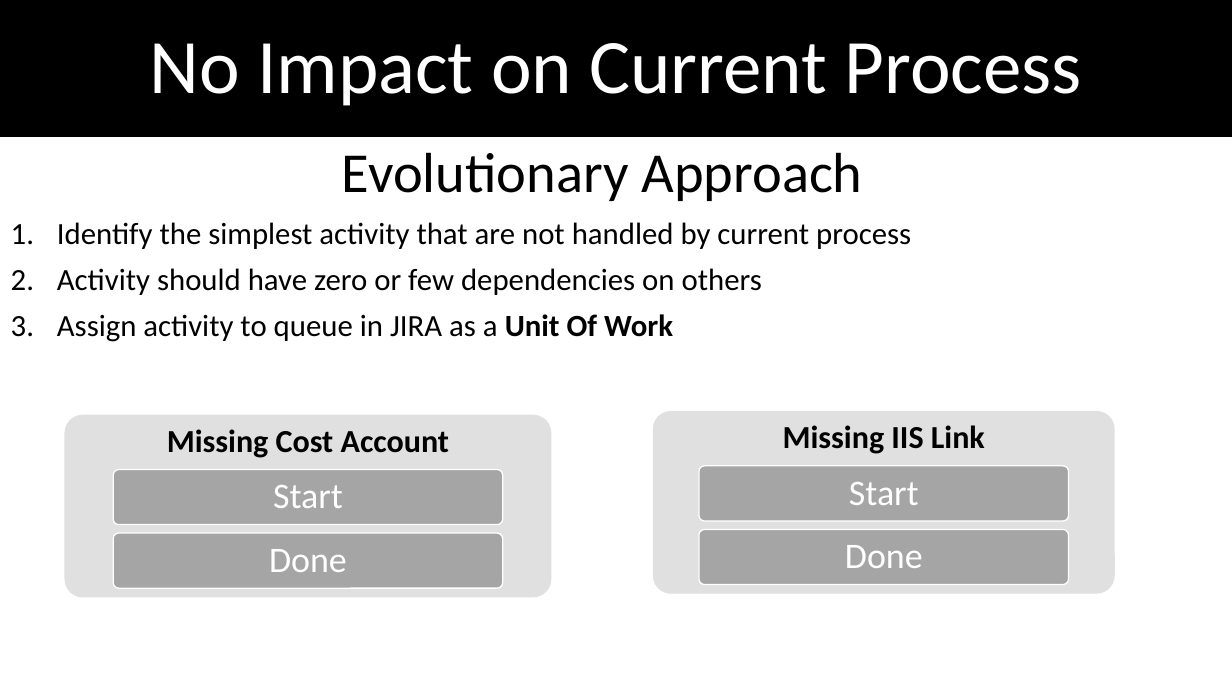
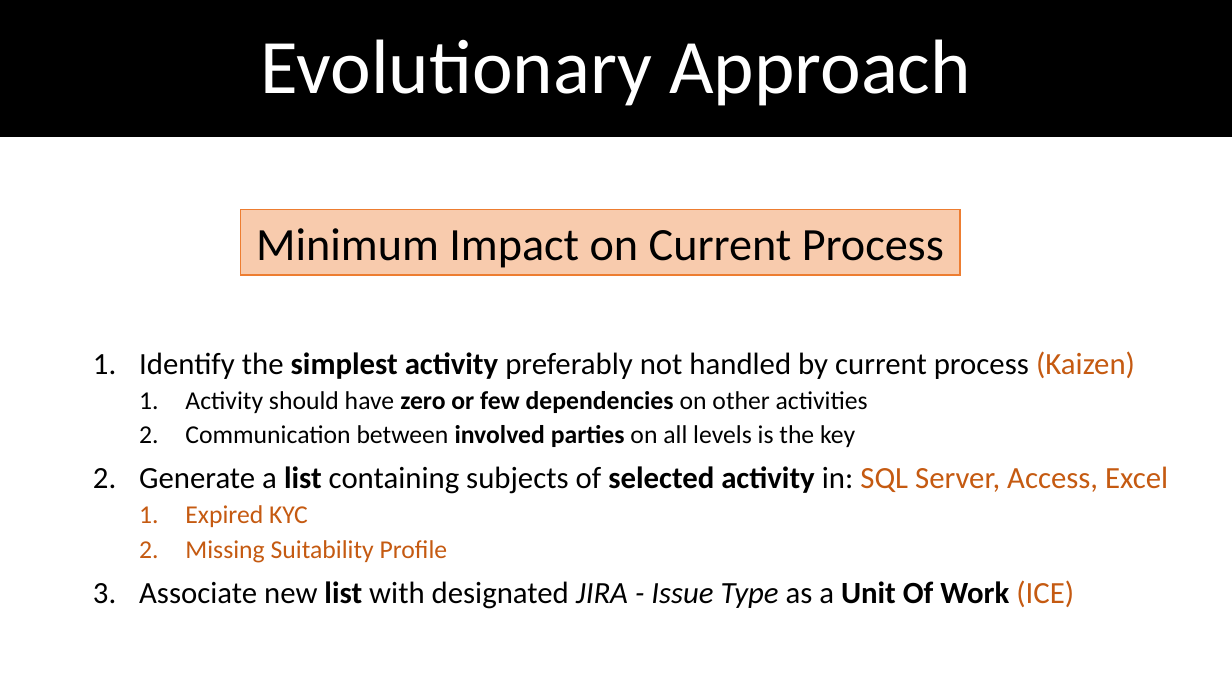
Before and after one commit to dimokgit/ICE, a slide deck: slide 3 of UnitOfWork.pptx (slide 4 before the commit). Drawn at 1232x693 pixels with LibreOffice and Linux fonts; fonts in the diff are those of the drawing. Boxes give left, top, right and bottom in pixels: in the first picture for what was removed or moved away, otherwise in the second. Text is boxed around its words. In the diff, an @@ line names an element or a change of style, - is before the commit and + after.

```diff
--- a/UnitOfWork.pptx
+++ b/UnitOfWork.pptx
@@ title at box(261, 39, 970, 106): text changed @@
-No Impact on Current Process
+Evolutionary Approach
@@ rectangle added at box(241, 210, 960, 275), fill #F8CBAD, outline #ED7D31 1 pt, 36 pt, text #000000 @@
+Minimum Impact on Current Process
@@ subtitle at box(139, 351, 1168, 609): text changed @@
-Evolutionary Approach
-1. Identify the simplest activity that are not handled by current process
-2. Activity should have zero or few dependencies on others
-3. Assign activity to queue in JIRA as a Unit Of Work
+1. Identify the simplest activity preferably not handled by current process (Kaizen)
+  1. Activity should have zero or few dependencies on other activities
+  2. Communication between involved parties on all levels is the key
+2. Generate a list containing subjects of selected activity in: SQL Server, Access, Excel
+  1. Expired KYC
+  2. Missing Suitability Profile
+3. Associate new list with designated JIRA - Issue Type as a Unit Of Work (ICE)
@@ group removed at box(65, 415, 552, 598): 3 rounded rectangles, 3 texts @@
-Missing Cost Account
-Start
-Done
@@ group removed at box(653, 411, 1116, 594): 3 rounded rectangles, 3 texts @@
-Missing IIS Link
-Start
-Done
```
Also in this commit, not shown: 8 other slides changed, 3 slides added, 1 other file.
